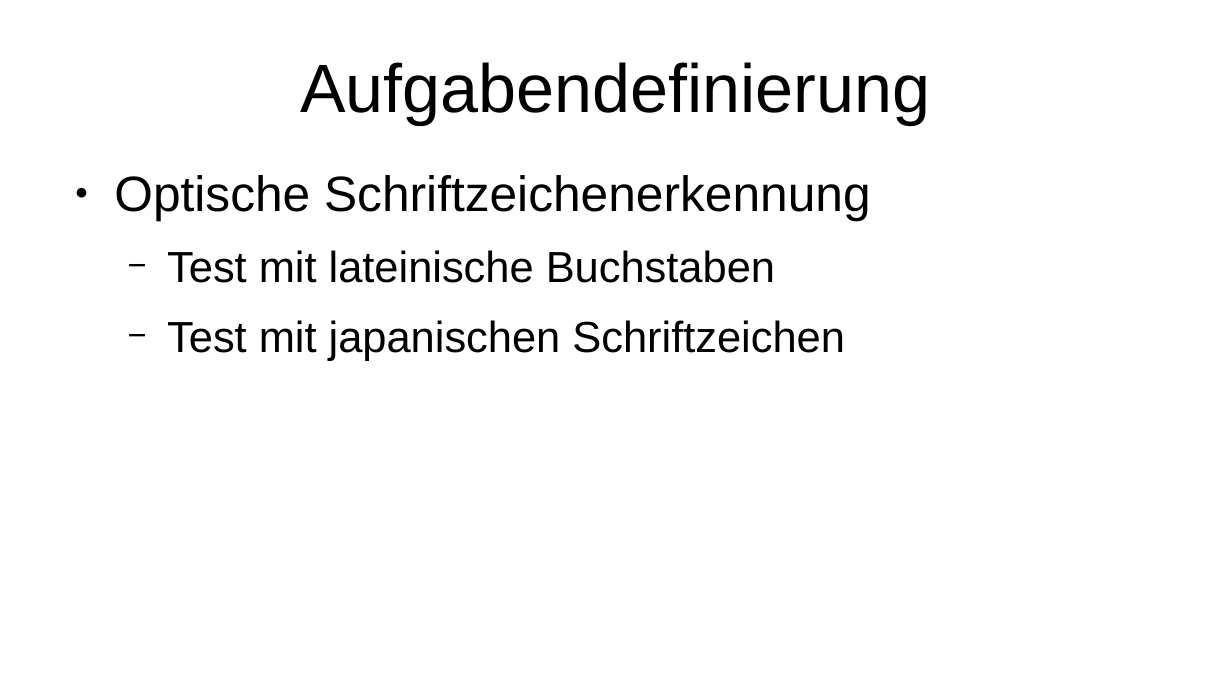
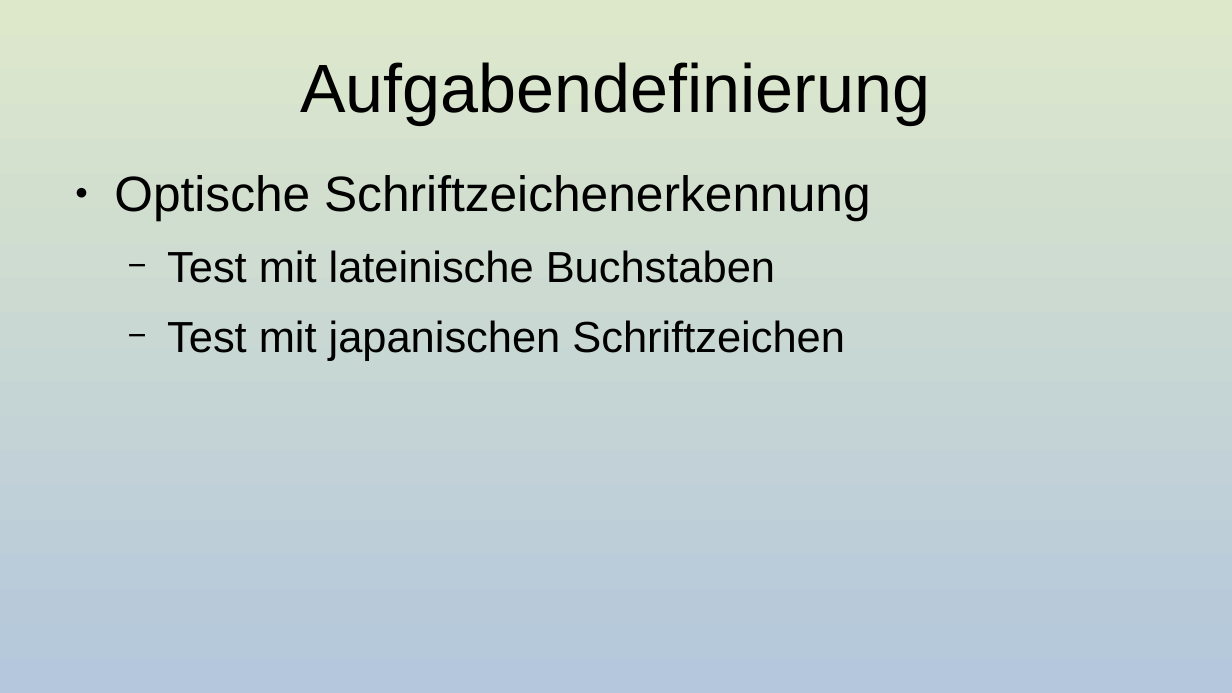
Before and after one commit to erikahub/KanjiOCR, a slide deck: slide 2 of Kanjierkennung.odp. Drawn at 1232x693 pixels with LibreOffice and Linux fonts; fonts in the diff are those of the drawing. Boxes give left, top, right and bottom in pixels: in the first picture for what was removed or moved away, otherwise in the second. Text is boxed around its words. In the diff, an @@ line names an element or a change of style, - is before the commit and + after.

```diff
--- a/Kanjierkennung.odp
+++ b/Kanjierkennung.odp
@@ background #FFFFFF to gradient #DDE8CB to #B4C7DC @@
```
Also in this commit, not shown: 2 other slides changed, 1 slide added.
